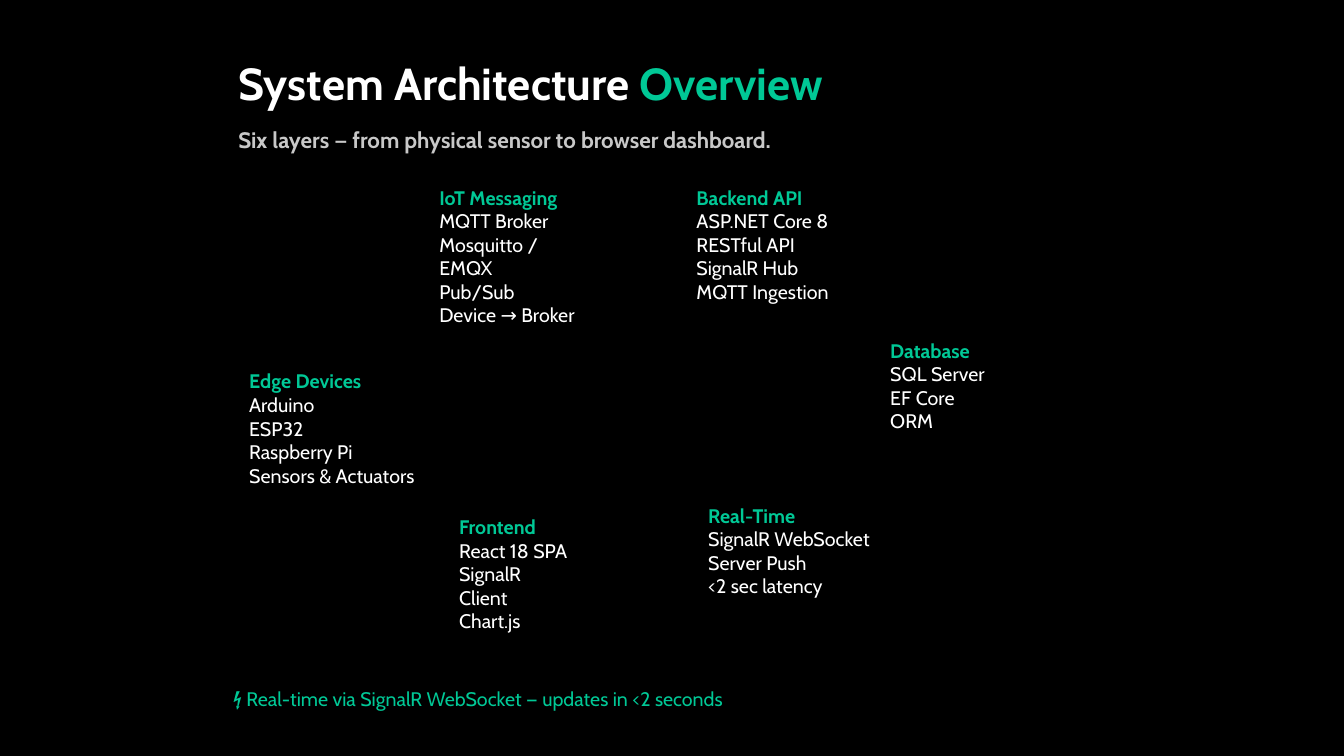
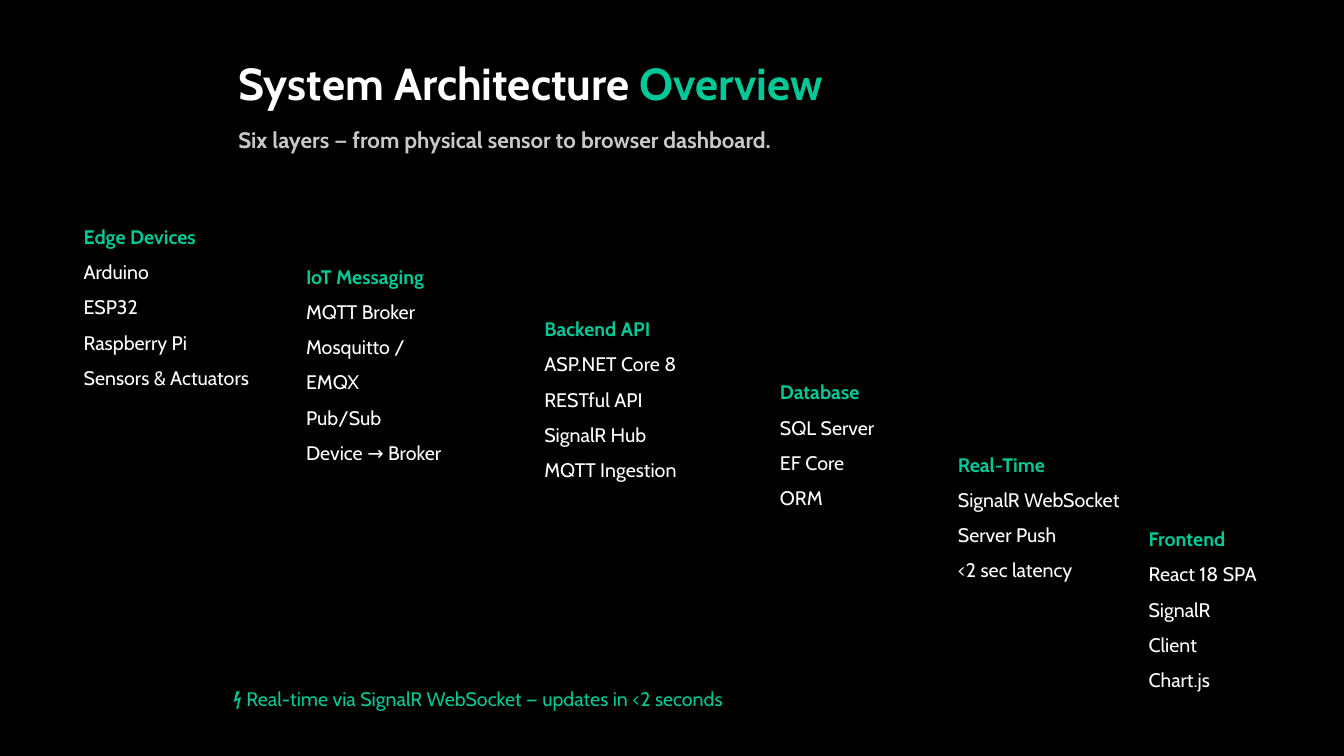
Before and after one commit to TranRTC/capstone_project, a slide deck: slide 6 of Capstone Project Presentation.pptx. Drawn at 1344x756 pixels with LibreOffice and Linux fonts; fonts in the diff are those of the drawing. Boxes give left, top, right and bottom in pixels: in the first picture for what was removed or moved away, otherwise in the second. Text is boxed around its words. In the diff, an @@ line names an element or a change of style, - is before the commit and + after.

```diff
--- a/Capstone Project Presentation.pptx
+++ b/Capstone Project Presentation.pptx
@@ text "Edge Devices": place and size @@
-text "Edge Devices" at <box>249,373,415,484</box>
+text "Edge Devices" at <box>84,229,249,386</box>
@@ text "IoT Messaging": place and size @@
-text "IoT Messaging" at <box>439,191,574,322</box>
+text "IoT Messaging" at <box>306,270,441,461</box>
@@ text "Backend API": place and size @@
-text "Backend API" at <box>696,190,828,304</box>
+text "Backend API" at <box>544,321,676,482</box>
@@ text "Database": place and size @@
-text "Database" at <box>890,343,985,429</box>
+text "Database" at <box>780,384,875,506</box>
@@ text "Real-Time": place and size @@
-text "Real-Time" at <box>708,508,869,598</box>
+text "Real-Time" at <box>958,457,1119,582</box>
@@ line spacing 1 to 1.5 in 6 elements at <box>780,384,875,506</box>, <box>306,270,441,461</box>, <box>958,457,1119,582</box>, <box>84,229,249,386</box>, <box>544,321,676,482</box>, <box>1149,531,1257,692</box> @@
@@ text "Frontend": place and size @@
-text "Frontend" at <box>459,519,567,633</box>
+text "Frontend" at <box>1149,531,1257,692</box>
```
Also in this commit, not shown: 5 other slides changed.
